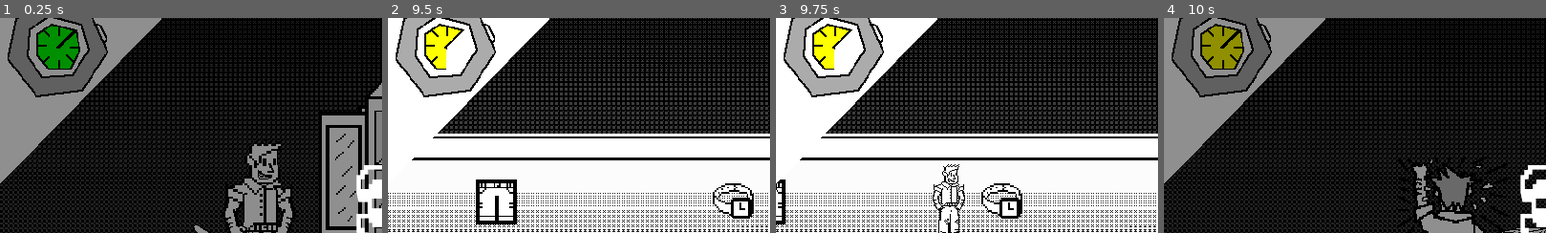
Above: before the commit, frames 1-4 (left to right).
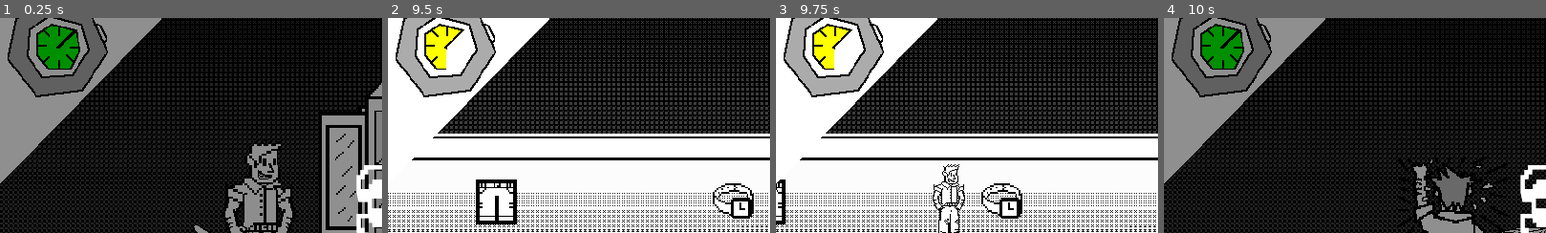
Above: after the commit, the same moments.

Repository: musiualejo/GJB24
Game: Godot game, scene res://scenes/main.tscn
Two runs of this game, one before a commit and one after it. Both use one fixed random seed, a clock stepped at 60 frames per second and the inputs below.
Inputs:
- Up to frame 1 (0.25 s): no input
- Up to frame 2 (9.5 s): hold Right (ui_right) 0.53-1.28 s; hold Down (ui_down) 1.28-2.03 s; hold Right (ui_right) 2.03-2.78 s; hold Up (ui_up) 2.78-3.53 s; hold Left (ui_left) 3.53-5.03 s; hold Down (ui_down) 5.03-5.78 s; hold Right (ui_right) 5.78-6.53 s; hold Up (ui_up) 6.53-7.28 s; hold Right (ui_right) 7.28-8.03 s; hold Down (ui_down) 8.03-8.78 s; hold Left (ui_left) from 8.78 s (still down)
- Up to frame 3 (9.75 s): release Left (ui_left) at 9.53 s; hold Up (ui_up) from 9.53 s (still down)
- Up to frame 4 (10 s): keep holding Up (ui_up)
The pictures show only the part of the screen within x 0-50%, y 6-56%; the shares and areas given below are measured in that part.

Frames 1-3 are identical in both runs. In frame 4, 1.5% of the frame differs, in the area x 10-21%, y 3-24%.

Commit message:
Add success message

Diff:
--- a/scenes/main.tscn
+++ b/scenes/main.tscn
@@ -122,6 +122,7 @@
 polygon = PackedVector2Array(0, -199, 0, 521, 1280, 521, 1280, -198)
 
 [node name="minigame_pre_screen" type="Control" parent="ui"]
+visible = false
 z_index = 3
 layout_mode = 1
 anchor_right = 31.95
@@ -161,5 +162,43 @@
 bbcode_enabled = true
 text = "[shake rate=30.0 level=15 connected=1][center][font_size=160]Timer[/font_size][/center][/shake]"
 
+[node name="success_message" type="Control" parent="ui"]
+visible = false
+z_index = 3
+layout_mode = 1
+anchor_right = 31.95
+anchor_bottom = 17.925
+offset_bottom = -6.10352e-05
+grow_horizontal = 2
+grow_vertical = 2
+
+[node name="ColorRect" type="ColorRect" parent="ui/success_message"]
+layout_mode = 1
+anchors_preset = 15
+anchor_right = 1.0
+anchor_bottom = 1.0
+grow_horizontal = 2
+grow_vertical = 2
+color = Color(0, 0, 0, 0.439216)
+
+[node name="timer_label" type="RichTextLabel" parent="ui/success_message"]
+z_index = 1
+layout_mode = 1
+anchors_preset = 8
+anchor_left = 0.5
+anchor_top = 0.5
+anchor_right = 0.5
+anchor_bottom = 0.5
+offset_left = -352.0
+offset_top = -120.5
+offset_right = 352.0
+offset_bottom = 120.5
+grow_horizontal = 2
+grow_vertical = 2
+theme_override_fonts/normal_font = ExtResource("3_2pv2q")
+theme_override_font_sizes/normal_font_size = 64
+bbcode_enabled = true
+text = "[shake rate=30.0 level=15 connected=1][center][font_size=160]Awesome![/font_size][/center][/shake]"
+
 [connection signal="timeout" from="ui/cronometro/reloj/Timer" to="." method="_on_timer_timeout"]
 [connection signal="timeout" from="ui/minigame_pre_screen/timer" to="." method="_on_pre_minigame_timer_timeout"]
--- a/scripts/bus.gd
+++ b/scripts/bus.gd
@@ -5,6 +5,7 @@
 signal Puntaje(float)
 signal FalloMinijuego()
 signal FinMinijuego()
+signal Success()
 
 var verbo := "corre y pilla el bus"
 
@@ -16,7 +17,7 @@
 
 # Called every frame. 'delta' is the elapsed time since the previous frame.
 func _process(delta):
-	if not started:
+	if not started or reached:
 		return
 	if Input.is_action_just_pressed("ui_left") and (lastKey != 1):
 		lastKey = 1
@@ -27,6 +28,7 @@
 		lastKey = 2
 		$llegada.scale = Vector2($llegada.scale.x+growthRate,$llegada.scale.y+growthRate)
 	if $llegada.scale >= Vector2(3, 3) and not reached:
+		Success.emit()
 		Puntaje.emit(score_to_award)
 		reached = true
 
--- a/scripts/carriles.gd
+++ b/scripts/carriles.gd
@@ -1,4 +1,8 @@
 extends Node2D
+
+signal Puntaje(int)
+signal FalloMinijuego()
+signal Success()
 
 var verbo := "esquiva"
 
@@ -16,9 +20,6 @@
 var started := false
 
 const NUMBER_OF_ITEMS := 4
-
-signal Puntaje(int)
-signal FalloMinijuego()
 
 # Called when the node enters the scene tree for the first time.
 func _ready():
--- a/scripts/main.gd
+++ b/scripts/main.gd
@@ -18,6 +18,7 @@
 @onready var nScore: Label = $ui/score
 @onready var nTimer: MinigameTimer = $ui/cronometro/reloj
 @onready var minigame_pre_timer = $ui/minigame_pre_screen
+@onready var success_message = $ui/success_message
 
 # SEÑALES
 
@@ -29,7 +30,9 @@
 	if nMinijuego:
 		nMinijuego.FalloMinijuego.connect(_failed_minigame)
 		nMinijuego.Puntaje.connect(_increase_score)
+		nMinijuego.Success.connect(_show_success_message)
 		nVerbo.actualizaVerbo(nMinijuego.verbo)
+		success_message.hide()
 		nTimer.reset()
 
 
@@ -51,8 +54,10 @@
 	current_minigame_index = (current_minigame_index + 1) % len(minigames)
 	var next_minigame = minigames[current_minigame_index]
 	var instance = next_minigame.instantiate()
+	success_message.hide()
 	instance.FalloMinijuego.connect(_failed_minigame)
 	instance.Puntaje.connect(_increase_score)
+	instance.Success.connect(_show_success_message)
 	add_child(instance)
 	move_child(instance, 0)
 	nMinijuego = instance
@@ -73,3 +78,7 @@
 
 func _on_pre_minigame_timer_timeout():
 	_start_minigame()
+
+
+func _show_success_message():
+	success_message.show()
--- a/scripts/reloj.gd
+++ b/scripts/reloj.gd
@@ -10,9 +10,7 @@
 
 # Called when the node enters the scene tree for the first time.
 func _ready():
-	progress_bar.tint_progress = Color(0.0, 1.0, 0.0)
 	progress_bar.max_value = duration
-	timer.start(duration)
 	timer.one_shot = false
 
 
@@ -26,6 +24,7 @@
 
 
 func reset():
+	progress_bar.tint_progress = Color(0.0, 1.0, 0.0)
 	timer.start(duration)
 	timer.paused = true
 
--- a/scripts/vestirse.gd
+++ b/scripts/vestirse.gd
@@ -4,6 +4,7 @@
 
 signal Puntaje(float)
 signal FalloMinijuego()
+signal Success()
 
 const NUMBER_OF_ITEMS := 4
 
@@ -59,6 +60,7 @@
 
 func pick_zone():
 	if len(zones_picked) == len(zones):
+		Success.emit()
 		return
 	zone_index = get_random_zone_index()
 	while zone_index in zones_picked:
